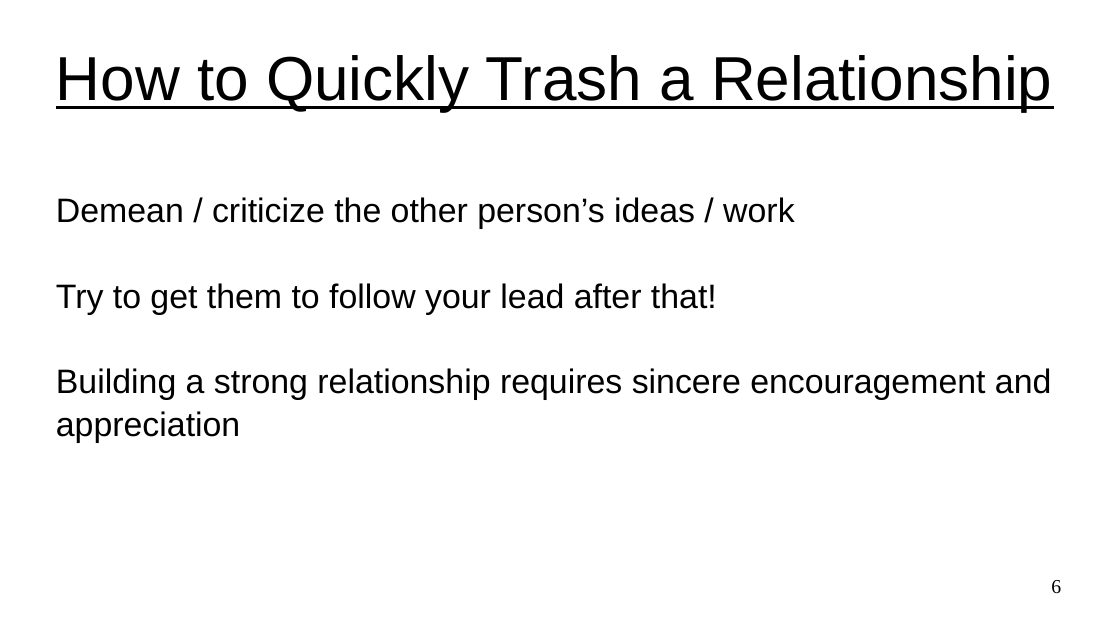
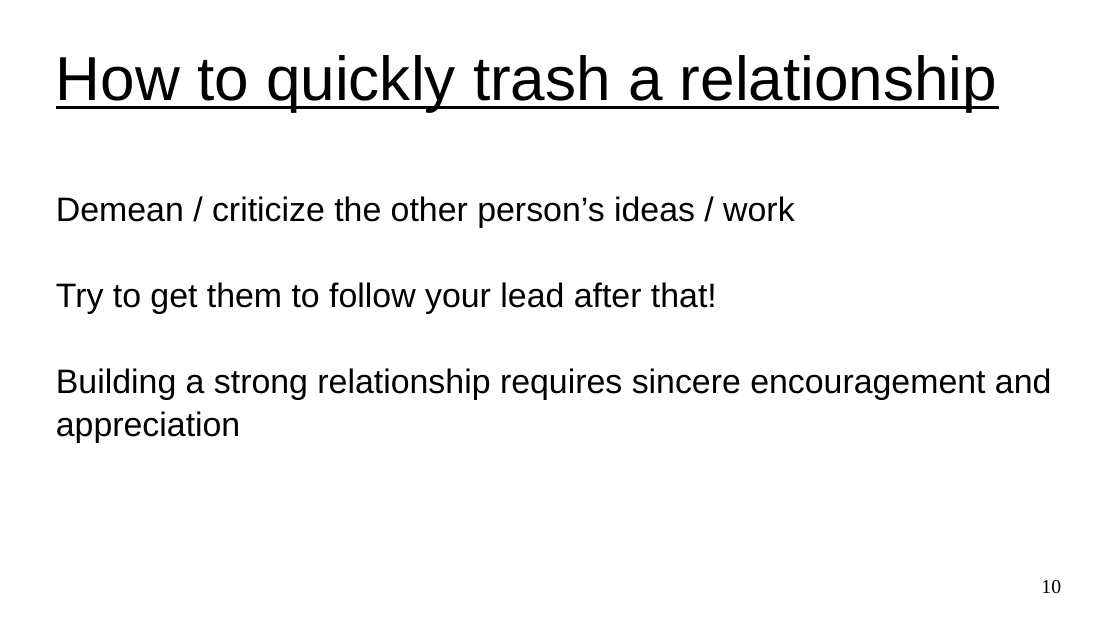
Before and after one commit to UVADS/ds6011, a slide deck: slide 10 of 05_influence.ppt (slide 6 before the commit). Drawn at 1120x630 pixels with LibreOffice and Linux fonts; fonts in the diff are those of the drawing. Boxes give left, top, right and bottom in pixels: in the first picture for what was removed or moved away, otherwise in the second. Text is boxed around its words. In the diff, an @@ line names an element or a change of style, - is before the commit and + after.

```diff
--- a/05_influence.ppt
+++ b/05_influence.ppt
@@ title at (56,55,997,111): text changed @@
-How to Quickly Trash a Relationship
+How to quickly trash a relationship
@@ page number at (1041,580,1061,594): text changed @@
-6
+10
```
Also in this commit, not shown: 4 other slides changed, 6 slides added, 2 slides removed, 1 other file.
